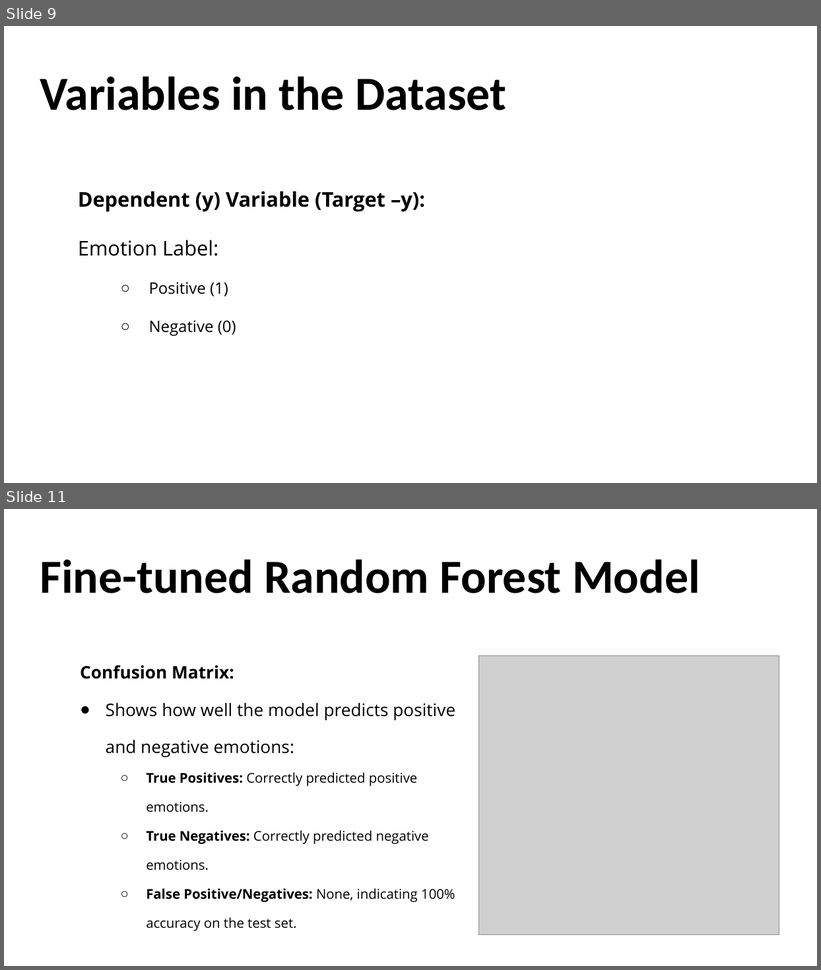
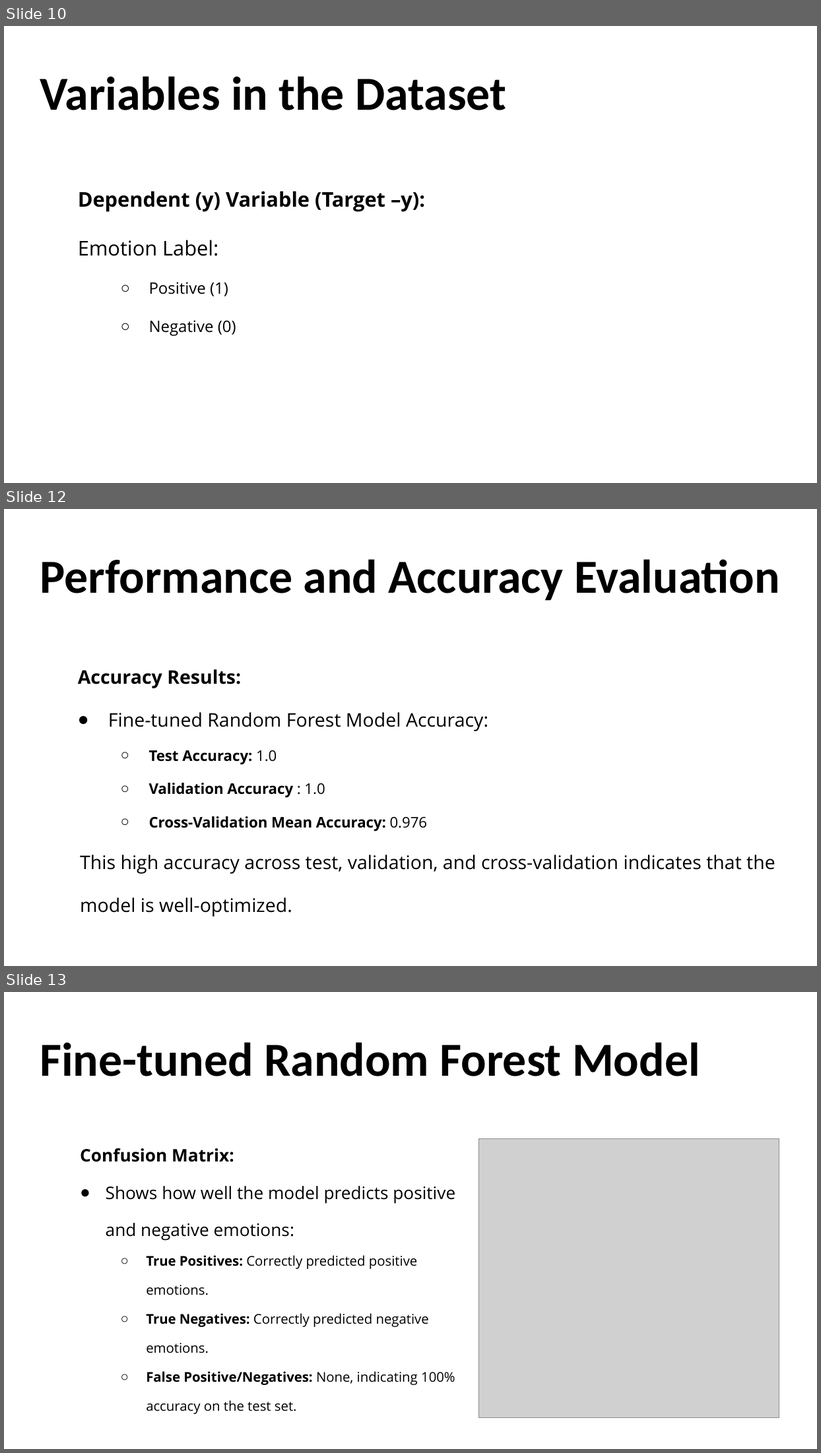
Before and after one commit to Ernawaty2024/handwriting_sentiment_classifier, a slide deck: Project 4.1.pptx. Shown one above the other, each under a label of ours: slides 9 and 11 before the commit, slides 10, 12 and 13 after it; the slides between them are not shown. The pictures are 821x970 and 821x1453 pixels, drawn with LibreOffice and Linux fonts; fonts in the diff are those of the drawing; grey boxes stand for pictures; background and template pictures are left out. Boxes give left, top, right and bottom in pixels: in the first picture for what was removed or moved away, otherwise in the second. Text is boxed around its words. In the diff, an @@ line names an element or a change of style, - is before the commit and + after.

Commit message:
UPDATE

```diff
--- a/Project 4.1.pptx
+++ b/Project 4.1.pptx
@@ slide 12 added at (4, 509, 817, 966), background picture (left out) @@
@@ title added at (40, 559, 780, 601), 42 pt, text #000000, bold @@
+Performance and Accuracy Evaluation
@@ text added at (78, 669, 776, 917), 16.6 pt, text #000000 @@
+Accuracy Results:
+● Fine-tuned Random Forest Model Accuracy:
+  ○ Test Accuracy: 1.0
+  ○ Validation Accuracy : 1.0
+  ○ Cross-Validation Mean Accuracy: 0.976
+This high accuracy across test, validation, and cross-validation indicates that the model is well-optimized.
@@ what was slide 9 is now slide 10 @@
@@ what was slide 11 is now slide 13 @@
```
Also in this commit, not shown: 3 other slides added, 1 slide removed.
